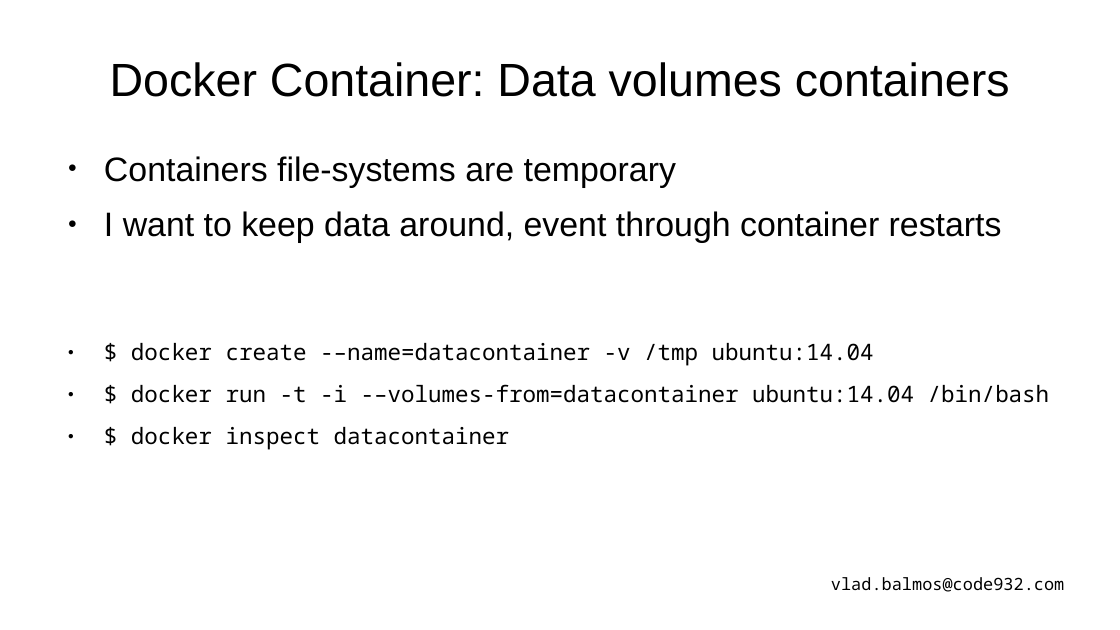
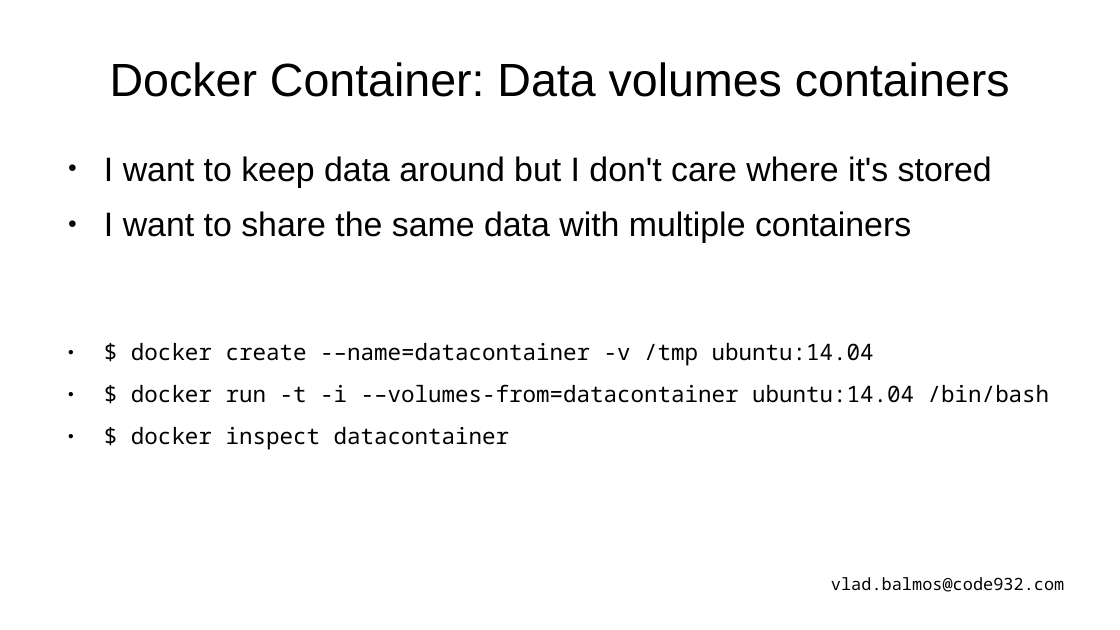
Before and after one commit to vladbalmos/docker-presentation, a slide deck: slide 23 of docker.odp (slide 22 before the commit). Drawn at 1120x630 pixels with LibreOffice and Linux fonts; fonts in the diff are those of the drawing. Boxes give left, top, right and bottom in pixels: in the first picture for what was removed or moved away, otherwise in the second. Text is boxed around its words. In the diff, an @@ line names an element or a change of style, - is before the commit and + after.

```diff
--- a/docker.odp
+++ b/docker.odp
@@ text at [104,156,992,243]: text changed @@
-● Containers file-systems are temporary
-● I want to keep data around, event through container restarts
+● I want to keep data around but I don't care where it's stored
+● I want to share the same data with multiple containers
```
Also in this commit, not shown: 5 other slides changed, 1 slide added, 1 other file.
